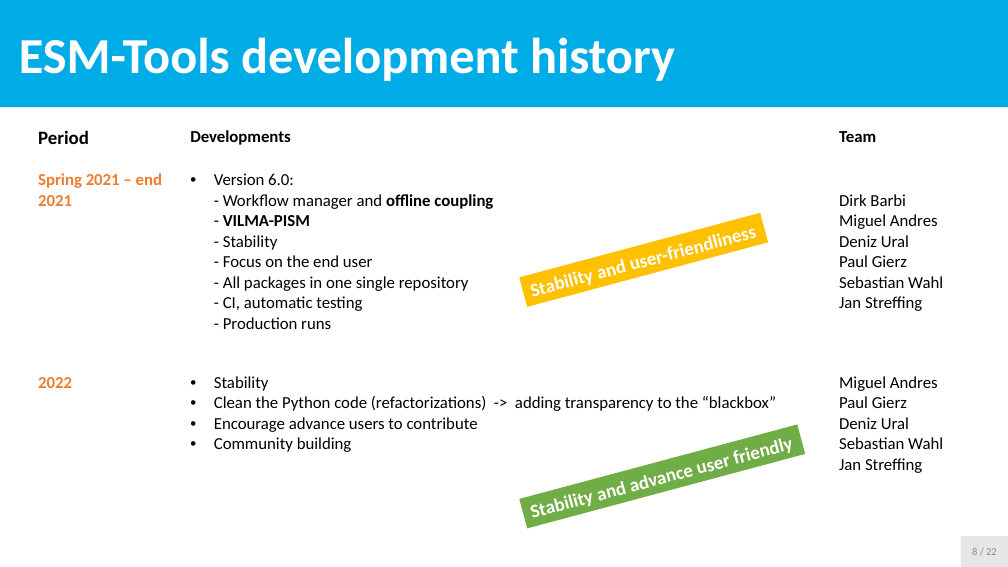
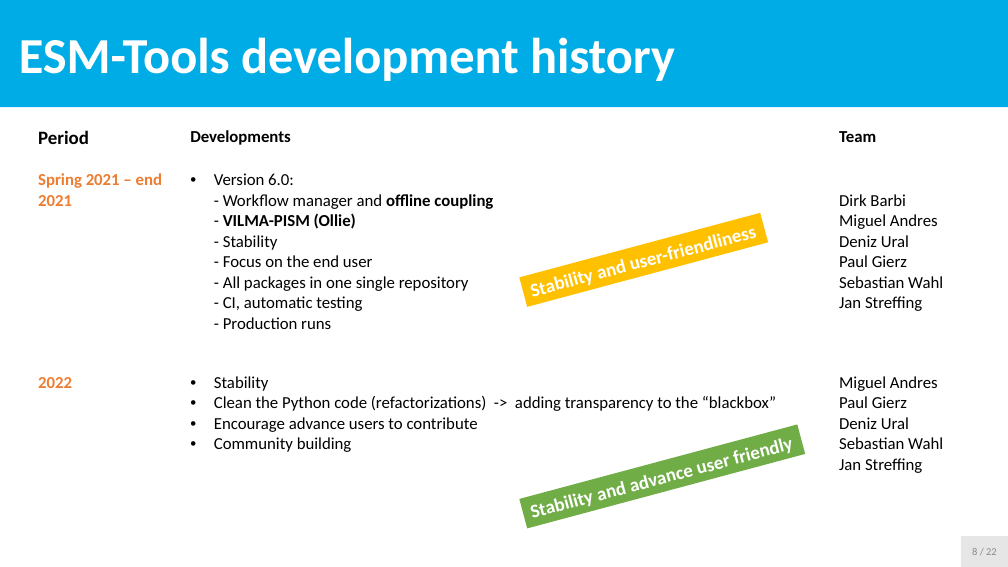
Before and after one commit to esm-tools/workshops, a slide deck: slide 8 of PalMod2022/docs/ppt/1_Introduction.pptx. Drawn at 1008x567 pixels with LibreOffice and Linux fonts; fonts in the diff are those of the drawing. Boxes give left, top, right and bottom in pixels: in the first picture for what was removed or moved away, otherwise in the second. Text is boxed around its words. In the diff, an @@ line names an element or a change of style, - is before the commit and + after.

```diff
--- a/PalMod2022/docs/ppt/1_Introduction.pptx
+++ b/PalMod2022/docs/ppt/1_Introduction.pptx
@@ table at (30,166,988,334) @@
-row 1, column 2: Version 6.0: - Workflow manager and offline coupling - VILMA-PISM - Stability - Focus on the end user - All packages in one single repository - CI, automatic testing - Production runs
+row 1, column 2: Version 6.0: - Workflow manager and offline coupling - VILMA-PISM (Ollie) - Stability - Focus on the end user - All packages in one single repository - CI, automatic testing - Production runs
```
Also in this commit, not shown: 4 other files.
